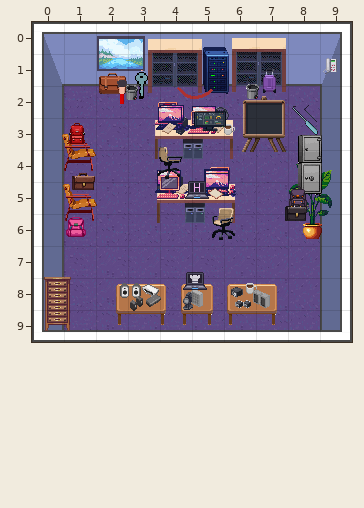
An edit to a level. Tiled map (JSON), public/break_escape/assets/rooms/room_IT.tmj. The first picture shows the starting point.
Cells are 32x32 px. Shown: x 0..9, y 0..9. Not drawn, because the pictures are missing: unchanged layer "doors".
After:
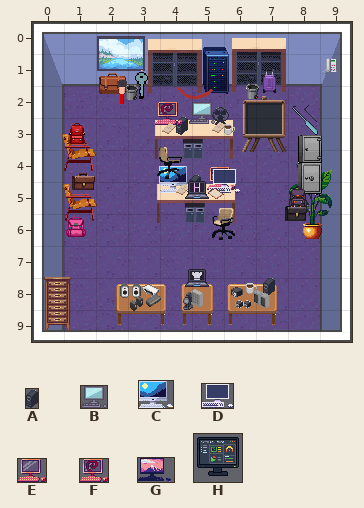
Key: from "objects": A 85 "office-misc-hdd4", B 248 "pc3", C 250 "pc5", D 257 "pc12", E 322 "vm-launcher", F 324 "vm-launcher-desktop", G 350 "backup_recovery", H 351 "siem_dashboard".
Objects are placed by their top-left corner, in cells (3,4 is the top-left corner of cell 3,4); size is 1x1 cell unless given.
What changed:
--- layer "table_items"
-A "office-misc-hdd4" at 3.9,4.8 size 0.4x0.6
+A "office-misc-hdd4" at 4.9,4.7 size 0.4x0.6
-A "office-misc-hdd4" at 4.4,4.7 size 0.4x0.6
+A "office-misc-hdd4" at 7.2,8 size 0.4x0.6
--- layer "conditional_table_items"
+B "pc3" at 4.9,2.5 size 0.8x0.7
+C "pc5" at 4,4.5 size 1.1x0.8
+D "pc12" at 5.5,4.6 size 1x0.8
-G "backup_recovery" at 3.9,2.6 size 1.1x0.8
-G "backup_recovery" at 4.9,2.6 size 1.1x0.8
-G "backup_recovery" at 3.9,2.7 size 1.1x0.8
-F "vm-launcher-desktop" at 4.9,2.8 size 0.9x0.7
-H "siem_dashboard" at 5,2.8 size 1.1x0.8
-G "backup_recovery" at 5.3,4.6 size 1.1x0.8
-G "backup_recovery" at 3.9,4.6 size 1.1x0.8
-G "backup_recovery" at 5.4,4.6 size 1.1x0.8
-F "vm-launcher-desktop" at 5.4,4.7 size 0.9x0.7
-G "backup_recovery" at 5.3,4.7 size 1.1x0.8
-E "vm-launcher" at 3.9,4.8 size 0.9x0.7
Where, in picture pixels (left, top, right, bottom), the same in both pictures:
changed: (156, 102, 226, 134)
changed: (155, 166, 240, 199)
new place: (263, 277, 275, 295)
